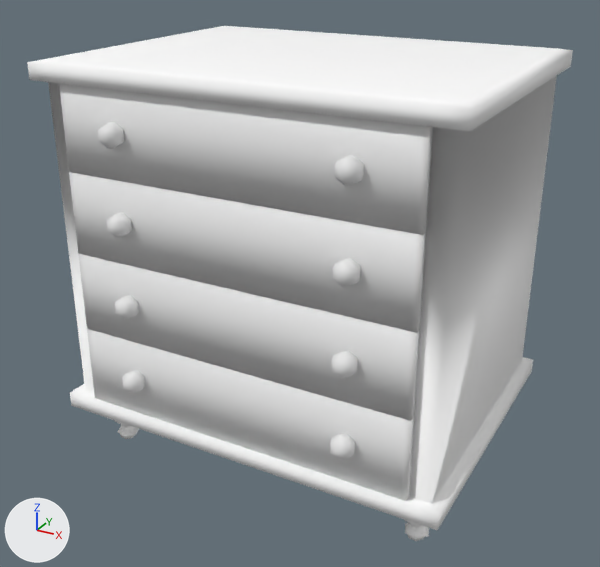
Renders of the FBX model Assets/WK_Pack/Meshs/Chest_Drawer_02.fbx from each side of a commit.
One viewpoint serves both versions: a 50 mm camera at (1.29, -2.44, 1.82) aimed at (-0.01, -0.07, 0.64). The lights are fixed; the arrows at lower left show +X, +Y and +Z. The first picture is the older version.

The first picture shows 'Chest_Drawers_02', 'Drawer_01', 'Drawer_02', 'Drawer_03', 'Drawer_04'.
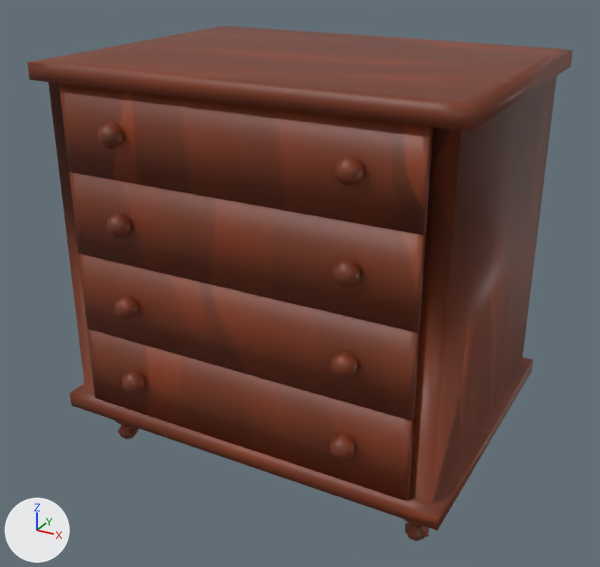
Where the change shows, as pixel boxes [x1, y1, x2, y2] in the pictures (600 x 567 px):
'Chest_Drawers_02', recoloured (white to brown): [27, 26, 573, 541] in both
'Drawer_04', recoloured (white to brown): [59, 84, 433, 235] in both
'Drawer_03', recoloured (white to brown): [69, 172, 426, 332] in both
'Drawer_02', recoloured (white to brown): [79, 254, 420, 421] in both
'Drawer_01', recoloured (white to brown): [87, 329, 414, 501] in both

What changed in the scene script:
```text
Add img_wooden_01_png:
    img_wooden_01_png = load_image('Wooden_01.png', '../Materials/HandPainteds/Wooden_01/Wooden_01.png', 1024, 1024, 'sRGB')
Add mat_wooden_01:
    mat_wooden_01 = principled_material('Wooden_01')
    mat_wooden_01.texture = img_wooden_01_png
Change me_sphere_007:
    where me_sphere_007.from_pydata(...)  # 108 vertices, 114 faces; spans x -0.603..0.601, y -0.587..0.454, z 1.082..1.36
    add me_sphere_007.materials.append(mat_wooden_01)  # picture img_wooden_01_png
Change me_cube_015:
    where me_cube_015.from_pydata(...)  # 108 vertices, 114 faces; spans x -0.603..0.601, y -0.587..0.454, z 0.801..1.08
    add me_cube_015.materials.append(mat_wooden_01)  # picture img_wooden_01_png
Change me_cube_014:
    where me_cube_014.from_pydata(...)  # 108 vertices, 114 faces; spans x -0.603..0.601, y -0.587..0.454, z 0.52..0.799
    add me_cube_014.materials.append(mat_wooden_01)  # picture img_wooden_01_png
Change me_cube_013:
    where me_cube_013.from_pydata(...)  # 108 vertices, 114 faces; spans x -0.603..0.601, y -0.587..0.454, z 0.24..0.518
    add me_cube_013.materials.append(mat_wooden_01)  # picture img_wooden_01_png
Change me_tripo_node_f298fcbf_c64c_442f_8e40_66af5378ed1e_001:
    where me_tripo_node_f298fcbf_c64c_442f_8e40_66af5378ed1e_001.from_pydata(...)  # 432 vertices, 430 faces; spans x -0.709..0.709, y -0.54..0.526, z 0.0..1.426
    remove me_tripo_node_f298fcbf_c64c_442f_8e40_66af5378ed1e_001.materials.append(mat_material_007)  # white #ffffff
    add me_tripo_node_f298fcbf_c64c_442f_8e40_66af5378ed1e_001.materials.append(mat_wooden_01)  # picture img_wooden_01_png
```
